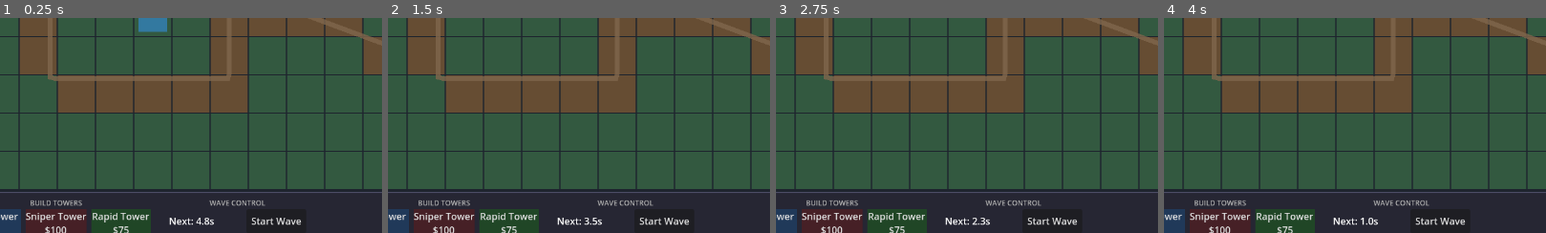
Above: before the commit, frames 1-4 (left to right).
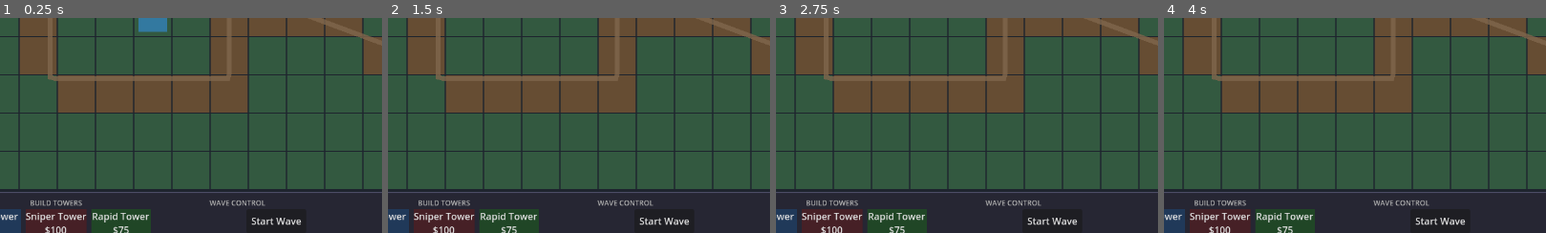
Above: after the commit, the same moments.

Repository: chjkh8113/tower-defense-godot
Game: Godot game, scene res://scenes/main.tscn
Two runs of this game, one before a commit and one after it. Both use one fixed random seed, a clock stepped at 60 frames per second and the inputs below.
Inputs:
- Up to frame 1 (0.25 s): no input
- Up to frame 2 (1.5 s): click "Easy" at 0.5 s; click "Easy" at 1.25 s
- Up to frame 3 (2.75 s): click "Normal" at 2 s
- Up to frame 4 (4 s): click "Normal" at 2.75 s; click "Normal" at 3.5 s
The pictures show only the part of the screen within x 32-82%, y 48-98%; the shares and areas given below are measured in that part.

The runs differ from the first frame. In frame 1, 0.2% of the frame differs, in the area x 44-56%, y 92-97%; in frame 2, 0.2%; in frame 3, 0.2%; in frame 4, 0.2%.
Error after the commit: Parse Error: Expected indented block after "if" block. (res://scripts/wave_spawner.gd:99)

Commit message:
Remove boss health bar from header - bosses now show health bar like regular enemies
- Removed boss_health_changed signal from enemy.gd
- Removed boss health bar from header_ui.gd
- Removed boss_spawned signal from wave_spawner.gd and game_ui.gd
- Bosses now display health bar above their character like normal enemies

🤖 Generated with [Claude Code](https://claude.com/claude-code)

Co-Authored-By: Claude Opus 4.5 <noreply@anthropic.com>

Diff:
--- a/scripts/enemy.gd
+++ b/scripts/enemy.gd
@@ -4,7 +4,6 @@
 
 signal died(gold_reward: int)
 signal reached_end()
-signal boss_health_changed(current: int, maximum: int)
 
 var enemy_type: String
 var max_health: int
@@ -62,10 +61,7 @@
 	if body:
 		body.color = enemy_color
 
-	if is_boss and health_bar:
-		health_bar.visible = false
-	else:
-		update_health_bar()
+	update_health_bar()
 
 func _process(delta: float) -> void:
 	progress += speed * delta
@@ -75,7 +71,6 @@
 		queue_free()
 
 func take_damage(amount: int) -> void:
-	# Apply difficulty damage multiplier (higher = more damage to enemies)
 	var difficulty_multiplier = 1.0
 	if game_manager and game_manager.has_method("get_damage_multiplier"):
 		difficulty_multiplier = game_manager.get_damage_multiplier()
@@ -85,11 +80,7 @@
 		actual_damage = 1
 
 	health -= actual_damage
-
-	if is_boss:
-		boss_health_changed.emit(health, max_health)
-	else:
-		update_health_bar()
+	update_health_bar()
 
 	if audio_manager:
 		audio_manager.play_hit()
--- a/scripts/game_ui.gd
+++ b/scripts/game_ui.gd
@@ -55,7 +55,6 @@
 	if wave_spawner:
 		wave_spawner.wave_started.connect(_on_wave_started)
 		wave_spawner.all_waves_completed.connect(_on_all_waves_completed)
-		wave_spawner.boss_spawned.connect(_on_boss_spawned)
 
 func _process(_delta: float) -> void:
 	if wave_spawner:
@@ -112,6 +111,3 @@
 
 func _on_all_waves_completed() -> void:
 	game_over_ui.show_victory()
-
-func _on_boss_spawned(boss: Node) -> void:
-	header_ui.show_boss(boss)
--- a/scripts/header_ui.gd
+++ b/scripts/header_ui.gd
@@ -1,6 +1,6 @@
 extends RefCounted
 class_name HeaderUI
-## Header panel with stats, difficulty selector, boss health bar, and audio controls
+## Header panel with stats, difficulty selector, and audio controls
 
 signal difficulty_selected(difficulty: String)
 signal sfx_toggled()
@@ -16,9 +16,6 @@
 var sfx_button: Button
 var music_button: Button
 var difficulty_buttons: Dictionary = {}
-var boss_container: Control
-var boss_label: Label
-var boss_health_bar: ProgressBar
 
 func setup(parent: Node) -> void:
 	parent_node = parent
@@ -37,7 +34,6 @@
 
 	create_stats()
 	create_difficulty_selector()
-	create_boss_health_bar()
 	create_audio_controls()
 
 func create_stats() -> void:
@@ -91,38 +87,6 @@
 		difficulty_buttons[diff_key] = btn
 
 	update_difficulty_buttons(config.DEFAULT_DIFFICULTY)
-
-func create_boss_health_bar() -> void:
-	boss_container = Control.new()
-	boss_container.set_anchors_preset(Control.PRESET_CENTER_TOP)
-	boss_container.offset_left = -150
-	boss_container.offset_right = 150
-	boss_container.offset_top = 8
-	boss_container.offset_bottom = 52
-	boss_container.visible = false
-	header_panel.add_child(boss_container)
-
-	boss_label = Label.new()
-	boss_label.text = "BOSS"
-	boss_label.add_theme_font_size_override("font_size", 12)
-	boss_label.add_theme_color_override("font_color", Color(1.0, 0.2, 1.0))
-	boss_label.horizontal_alignment = HORIZONTAL_ALIGNMENT_CENTER
-	boss_label.position = Vector2(0, 0)
-	boss_label.size = Vector2(300, 18)
-	boss_container.add_child(boss_label)
-
-	boss_health_bar = ProgressBar.new()
-	boss_health_bar.position = Vector2(0, 18)
-	boss_health_bar.size = Vector2(300, 20)
-	boss_health_bar.value = 100
-	boss_health_bar.show_percentage = false
-	var bar_style = StyleBoxFlat.new()
-	bar_style.bg_color = Color(0.9, 0.1, 0.9)
-	boss_health_bar.add_theme_stylebox_override("fill", bar_style)
-	var bg_style = StyleBoxFlat.new()
-	bg_style.bg_color = Color(0.2, 0.1, 0.2)
-	boss_health_bar.add_theme_stylebox_override("background", bg_style)
-	boss_container.add_child(boss_health_bar)
 
 func create_audio_controls() -> void:
 	var audio_container = HBoxContainer.new()
@@ -181,25 +145,3 @@
 func update_music_button(muted: bool) -> void:
 	if music_button:
 		music_button.text = "Music: OFF" if muted else "Music: ON"
-
-func show_boss(boss: Node) -> void:
-	if not boss_container:
-		return
-	boss_container.visible = true
-	boss_health_bar.value = 100
-	if boss.has_signal("boss_health_changed"):
-		boss.boss_health_changed.connect(_on_boss_health_changed)
-	if boss.has_signal("died"):
-		boss.died.connect(_on_boss_died)
-	if boss.has_signal("reached_end"):
-		boss.reached_end.connect(_on_boss_escaped)
-
-func _on_boss_health_changed(current: int, maximum: int) -> void:
-	boss_health_bar.value = float(current) / float(maximum) * 100
-	boss_label.text = "BOSS - %d / %d" % [current, maximum]
-
-func _on_boss_died(_gold: int) -> void:
-	boss_container.visible = false
-
-func _on_boss_escaped() -> void:
-	boss_container.visible = false
--- a/scripts/wave_spawner.gd
+++ b/scripts/wave_spawner.gd
@@ -5,7 +5,6 @@
 signal wave_started(wave_number: int)
 signal wave_completed(wave_number: int)
 signal all_waves_completed()
-signal boss_spawned(boss: Node)
 
 var enemy_path: Path2D
 var game_manager: Node2D
@@ -98,7 +97,6 @@
 	var enemy = game_manager.spawn_enemy(enemy_type, enemy_path, current_wave)
 
 	if enemy and enemy_type == "boss":
-		boss_spawned.emit(enemy)
 
 	var config = preload("res://scripts/game_config.gd")
 	var spawn_speed = config.SPAWN_INTERVAL
